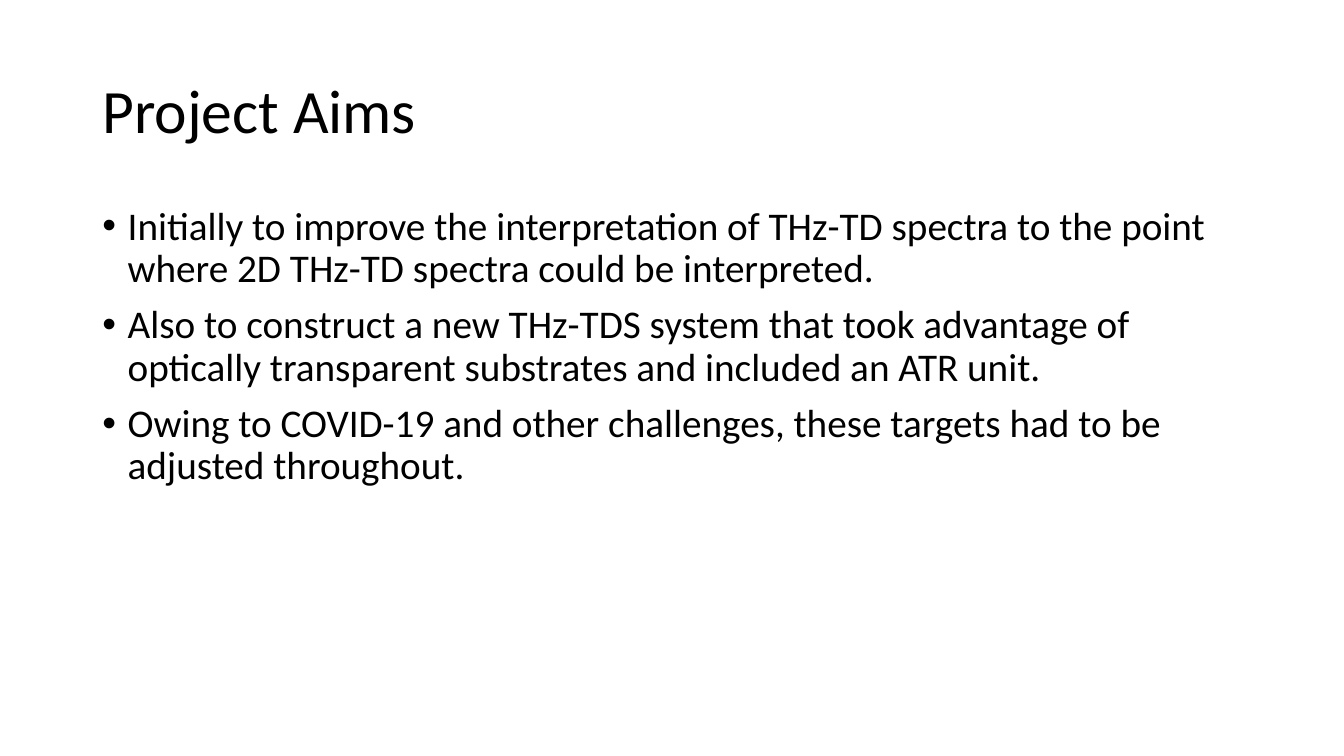
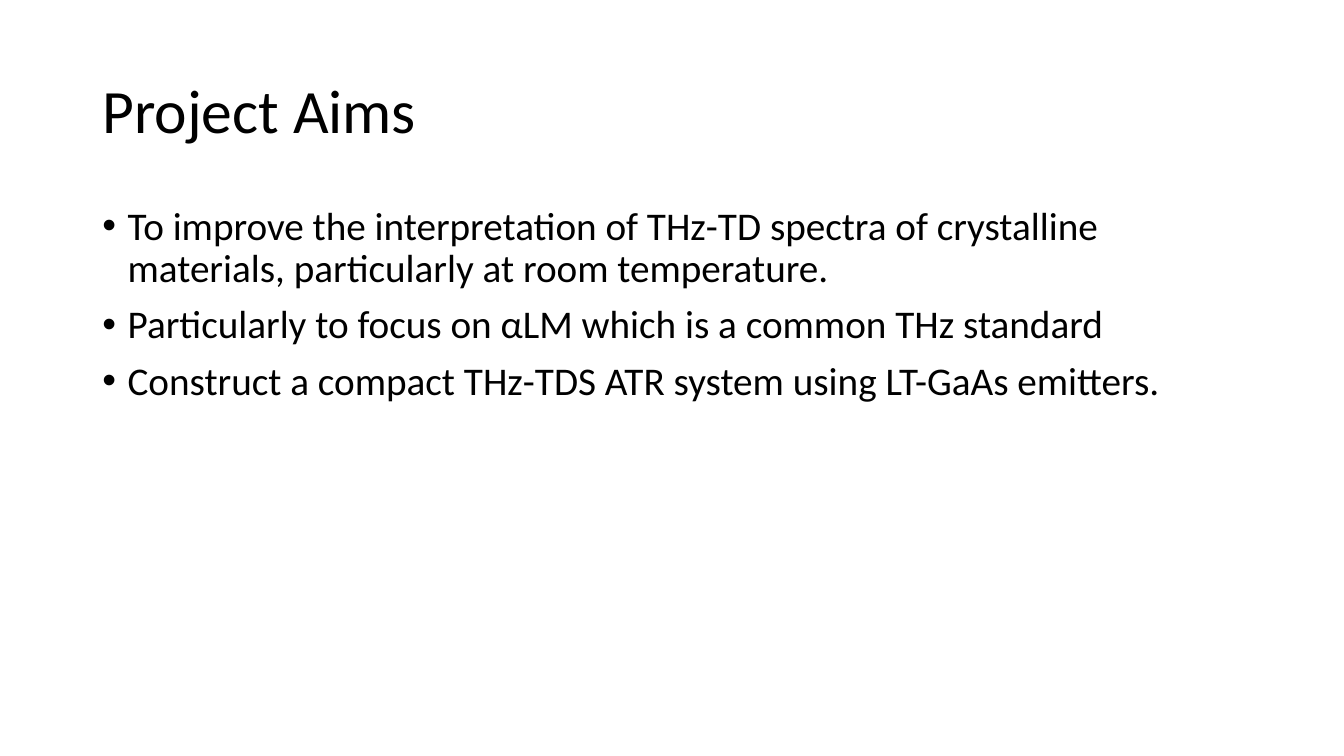
Before and after one commit to CalumTowler/Final-PhD-Files, a slide deck: slide 2 of VIVA_Presentation.pptx. Drawn at 1344x756 pixels with LibreOffice and Linux fonts; fonts in the diff are those of the drawing. Boxes give left, top, right and bottom in pixels: in the first picture for what was removed or moved away, otherwise in the second. Text is boxed around its words. In the diff, an @@ line names an element or a change of style, - is before the commit and + after.

```diff
--- a/VIVA_Presentation.pptx
+++ b/VIVA_Presentation.pptx
@@ text at (x1=128, y1=212, x2=1159, y2=402): text changed @@
-• Initially to improve the interpretation of THz-TD spectra to the point where 2D THz-TD spectra could be interpreted.
-• Also to construct a new THz-TDS system that took advantage of optically transparent substrates and included an ATR unit.
-• Owing to COVID-19 and other challenges, these targets had to be adjusted throughout.
+• To improve the interpretation of THz-TD spectra of crystalline materials, particularly at room temperature.
+• Particularly to focus on αLM which is a common THz standard
+• Construct a compact THz-TDS ATR system using LT-GaAs emitters.
```
Also in this commit, not shown: 5 other slides changed, 2 slides added.
